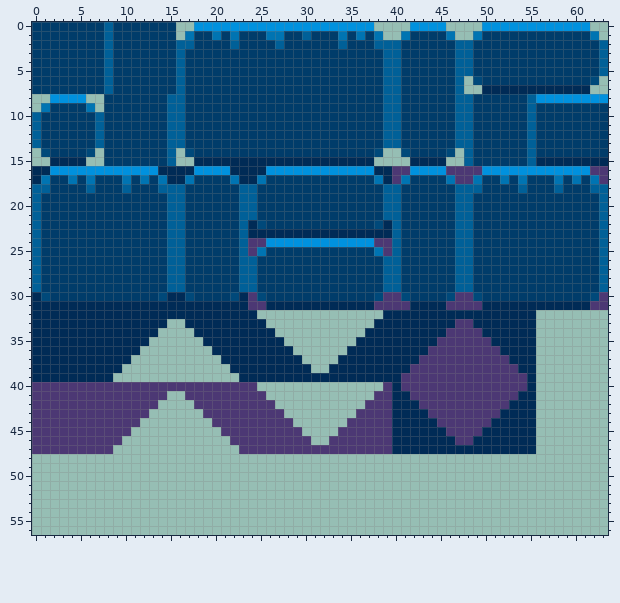
Sprite sheet, stored at assets/img/tileset.png. Above: the version before the commit.
The file is 64x96 pixels. Shown: x 0..63, y 0..56.
After:
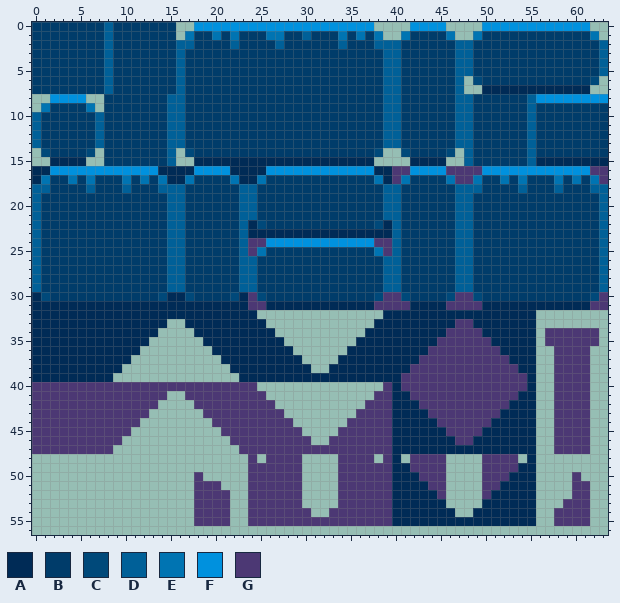
Palette (. is transparent): A #002b56  B #003c6a  C #00497a  D #006098  E #0074b2  F #0091de  G #4c3874
The exact change:
Colour A now appears in row 48 at x 40 and 55; in row 49 at x 40 to 41 and 54 to 55; in row 50 at x 40 to 42 and 53 to 55; in row 51 at x 40 to 43 and 52 to 55; in row 52 at x 40 to 44 and 51 to 55; in row 53 at x 40 to 45 and 50 to 55.
Colour A now appears in row 54 at x 40 to 46 and 49 to 55; in row 55 at x 40 to 55.
Colour G now appears in rows 34 to 35 at x 57 to 62; in rows 36 to 47 at x 58 to 61; in row 48 at x 24, 26 to 29, 34 to 37, 39, 42 to 45 and 50 to 53; in row 49 at x 24 to 29, 34 to 39, 42 to 45 and 50 to 53; in row 50 at x 18, 24 to 29, 34 to 39, 43 to 45, 50 to 52 and 60; in row 51 at x 18 to 20, 24 to 29, 34 to 39, 44 to 45, 50 to 51 and 60 to 61.
Colour G now appears in row 52 at x 18 to 21, 24 to 29, 34 to 39, 45, 50 and 60 to 61; in row 53 at x 18 to 21, 24 to 29, 34 to 39 and 59 to 61; in row 54 at x 18 to 21, 24 to 30, 33 to 39 and 58 to 61; in row 55 at x 18 to 21, 24 to 39 and 58 to 61.
Changed places in both pictures, as pixel boxes (x1, y1, x2, y2):
added: (194, 328, 599, 526)
